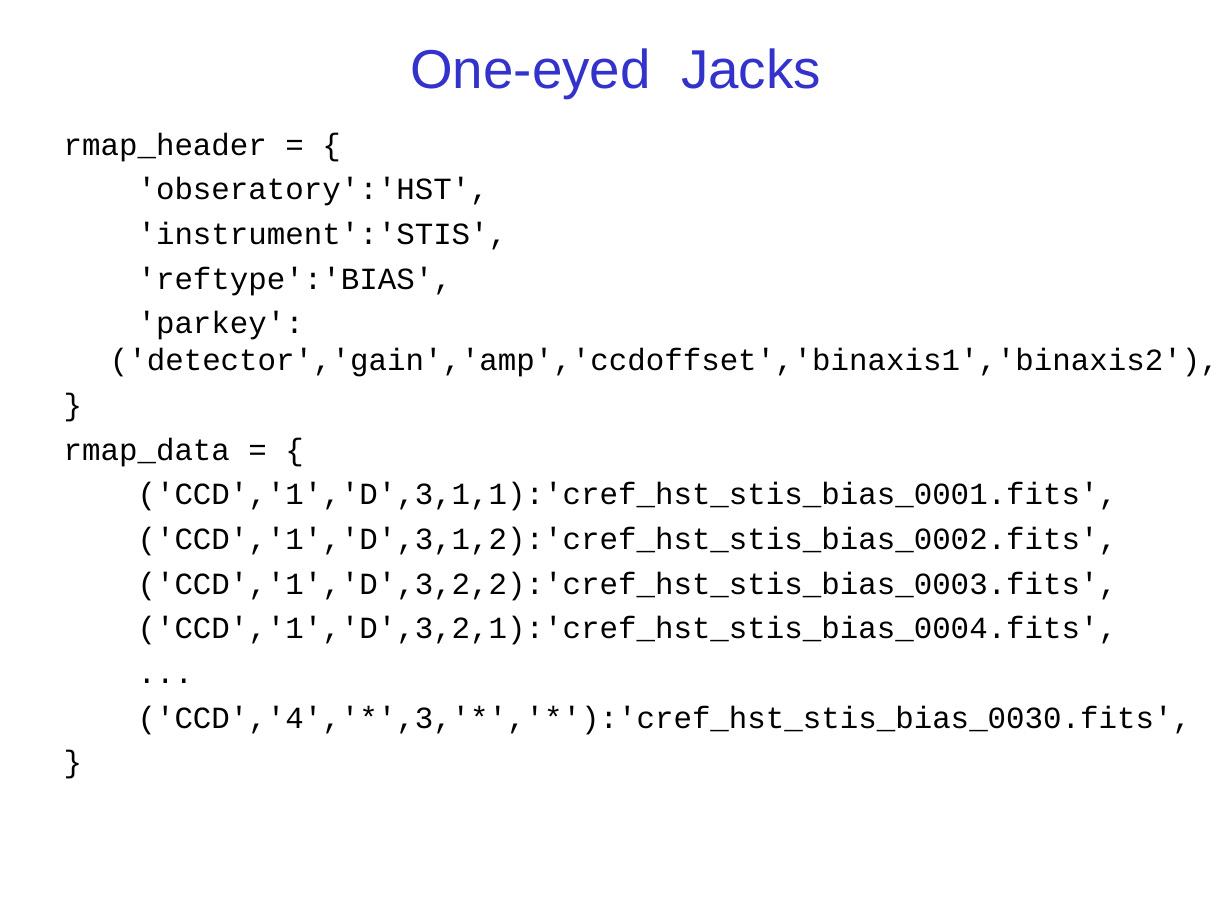
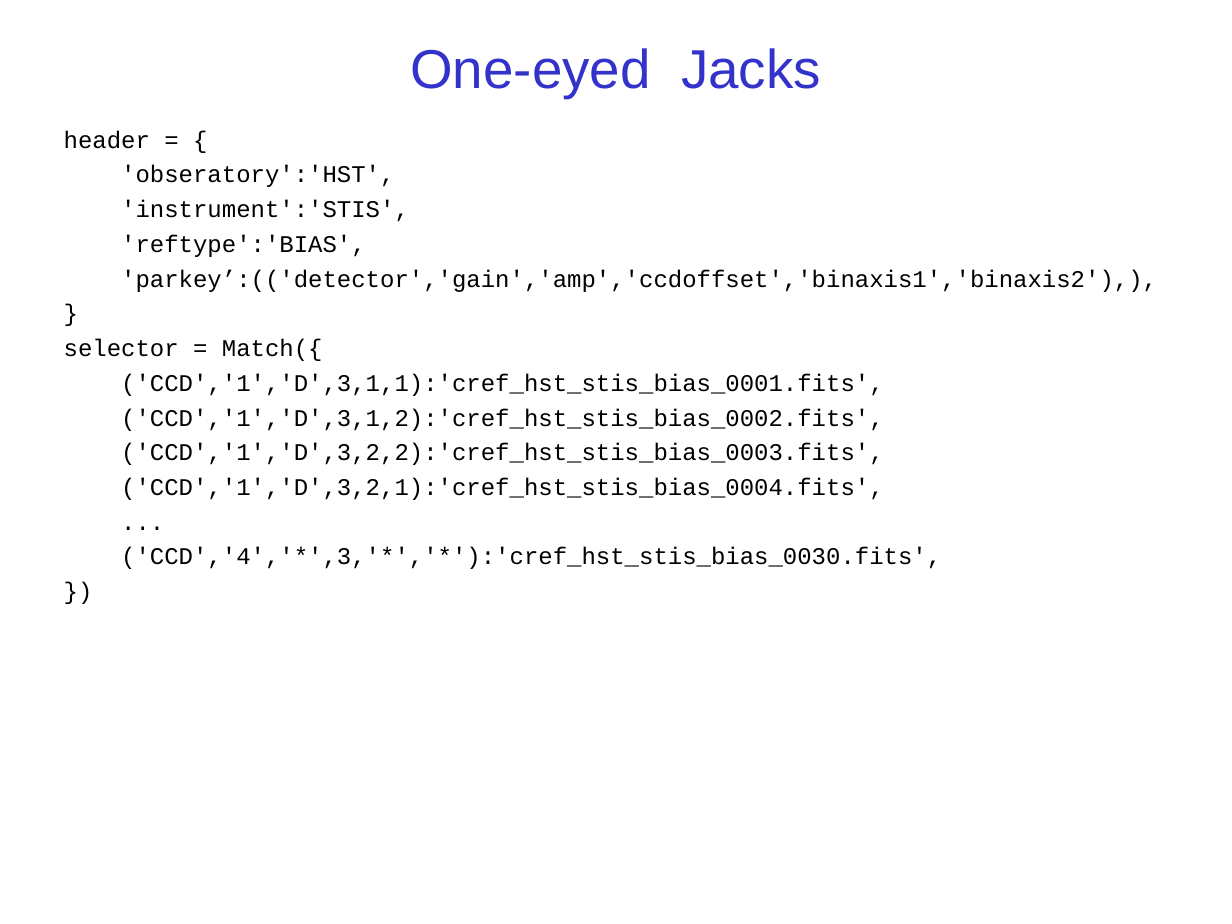
Before and after one commit to spacetelescope/crds, a slide deck: slide 12 of docs/CRDSforACM.ppt. Drawn at 1232x924 pixels with LibreOffice and Linux fonts; fonts in the diff are those of the drawing; background and template pictures are left out. Boxes give left, top, right and bottom in pixels: in the first picture for what was removed or moved away, otherwise in the second. Text is boxed around its words. In the diff, an @@ line names an element or a change of style, - is before the commit and + after.

Commit message:
Updated CRDSforACM presentation for current rmap format.

```diff
--- a/docs/CRDSforACM.ppt
+++ b/docs/CRDSforACM.ppt
@@ text at (64, 130, 1157, 569): text changed; size 18 to 14 pt @@
-}
+})
@@ text at (64, 130, 150, 149): text changed; size 18 to 14 pt @@
-rmap_header = {
+header = {
@@ text at (121, 165, 941, 569): size 18 to 14 pt in "'obseratory':'HST',", "'instrument':'STIS',", "'reftype':'BIAS',", "}" and 6 more places; less space between paragraphs @@
@@ text at (121, 269, 1157, 292): text changed; size 18 to 14 pt @@
-'parkey': ('detector','gain','amp','ccdoffset','binaxis1','binaxis2'),
+'parkey’:(('detector','gain','amp','ccdoffset','binaxis1','binaxis2'),),
@@ text at (64, 339, 323, 361): text changed; size 18 to 14 pt @@
-rmap_data = {
+selector = Match({
```
Also in this commit, not shown: 7 other slides changed.
